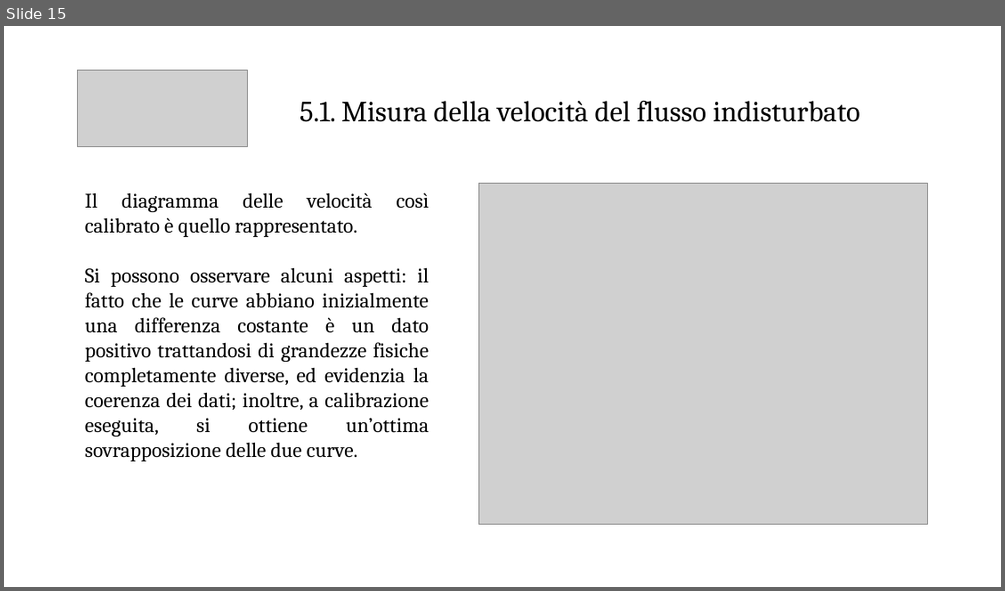
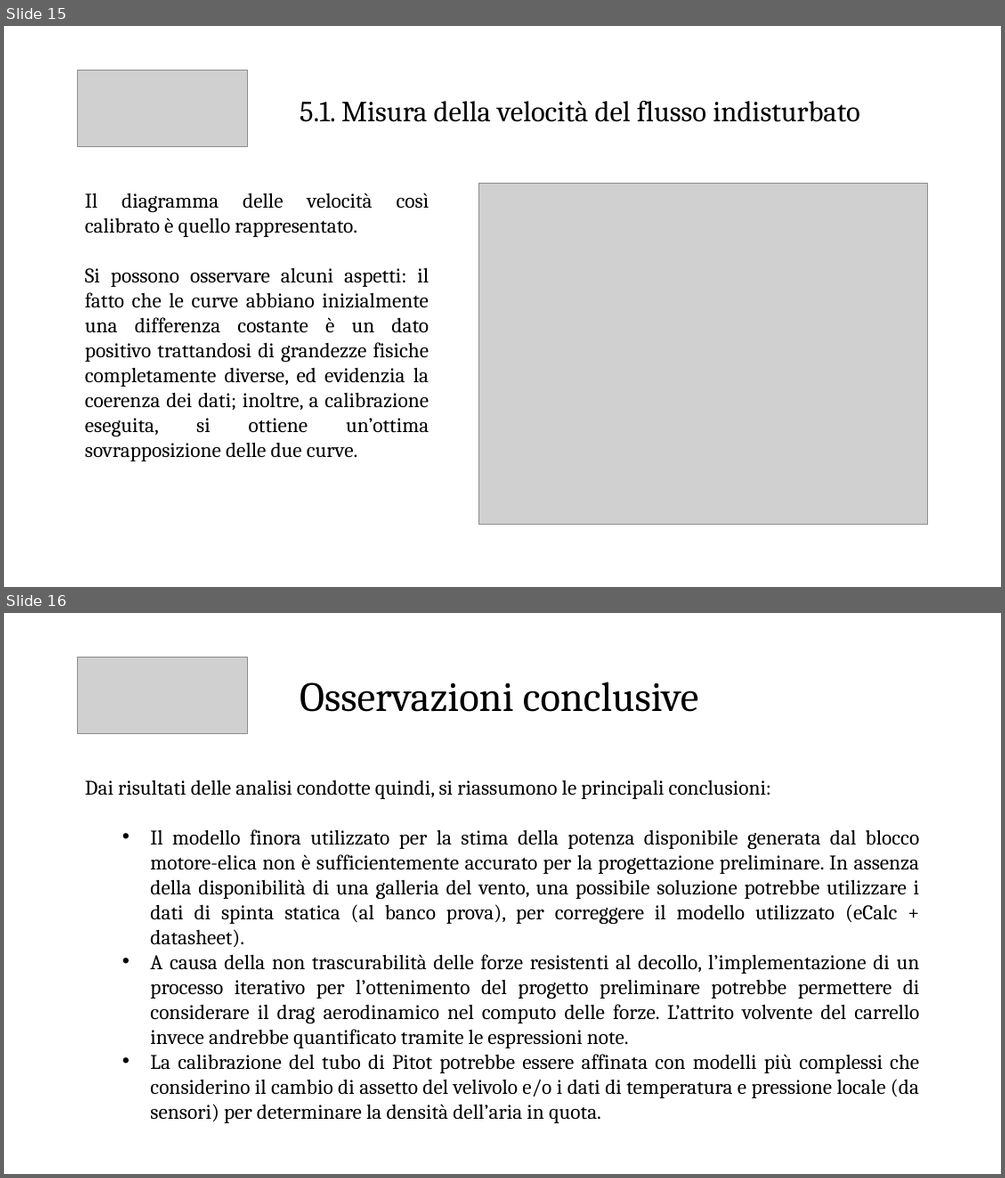
Before and after one commit to emanuele-cason/Tesi, a slide deck: Presentazione/Presentazione relazione.pptx. Shown one above the other, each under a label of ours: slide 15 before the commit, slides 15 and 16 after it. The pictures are 1005x591 and 1005x1178 pixels, drawn with LibreOffice and Linux fonts; fonts in the diff are those of the drawing; grey boxes stand for pictures. Boxes give left, top, right and bottom in pixels: in the first picture for what was removed or moved away, otherwise in the second. Text is boxed around its words. In the diff, an @@ line names an element or a change of style, - is before the commit and + after.

Commit message:
Aggiunta ultima slide - CONSEGNATA Presentazione (2)

```diff
--- a/Presentazione/Presentazione relazione.pptx
+++ b/Presentazione/Presentazione relazione.pptx
@@ slide 16 added at (x1=4, y1=613, x2=1001, y2=1174), background #FFFFFF @@
@@ picture added at (x1=77, y1=657, x2=247, y2=734) @@
@@ title added at (x1=299, y1=682, x2=699, y2=712), 40 pt, text #000000 @@
+Osservazioni conclusive
@@ text added at (x1=85, y1=779, x2=920, y2=1123), 20 pt, text #000000 @@
+Dai risultati delle analisi condotte quindi, si riassumono le principali conclusioni:
+  • Il modello finora utilizzato per la stima della potenza disponibile generata dal blocco motore-elica non è sufficientemente accurato per la progettazione preliminare. In assenza della disponibilità di una galleria del vento, una possibile soluzione potrebbe utilizzare i dati di spinta statica (al banco prova), per correggere il modello utilizzato (eCalc + datasheet).
+  • A causa della non trascurabilità delle forze resistenti al decollo, l’implementazione di un processo iterativo per l’ottenimento del progetto preliminare potrebbe permettere di considerare il drag aerodinamico nel computo delle forze. L’attrito volvente del carrello invece andrebbe quantificato tramite le espressioni note.
+  • La calibrazione del tubo di Pitot potrebbe essere affinata con modelli più complessi che considerino il cambio di assetto del velivolo e/o i dati di temperatura e pressione locale (da sensori) per determinare la densità dell’aria in quota.
```
Also in this commit, not shown: 1 other file.
